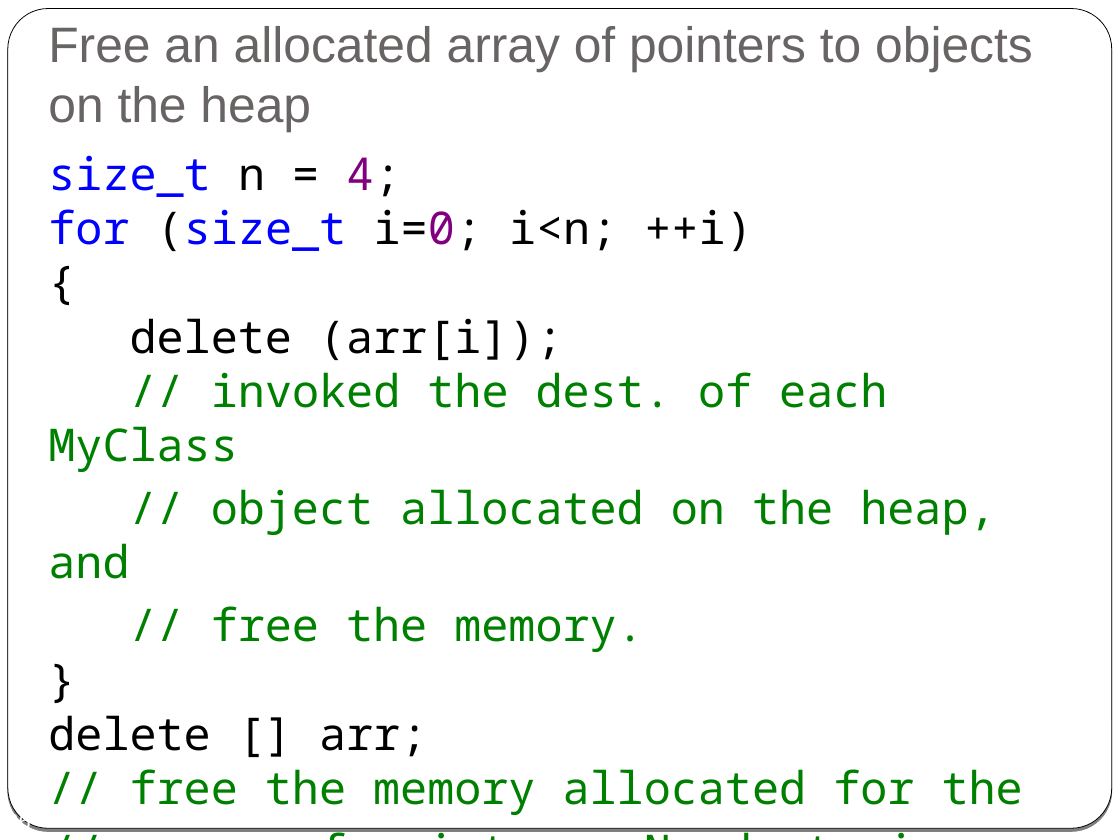
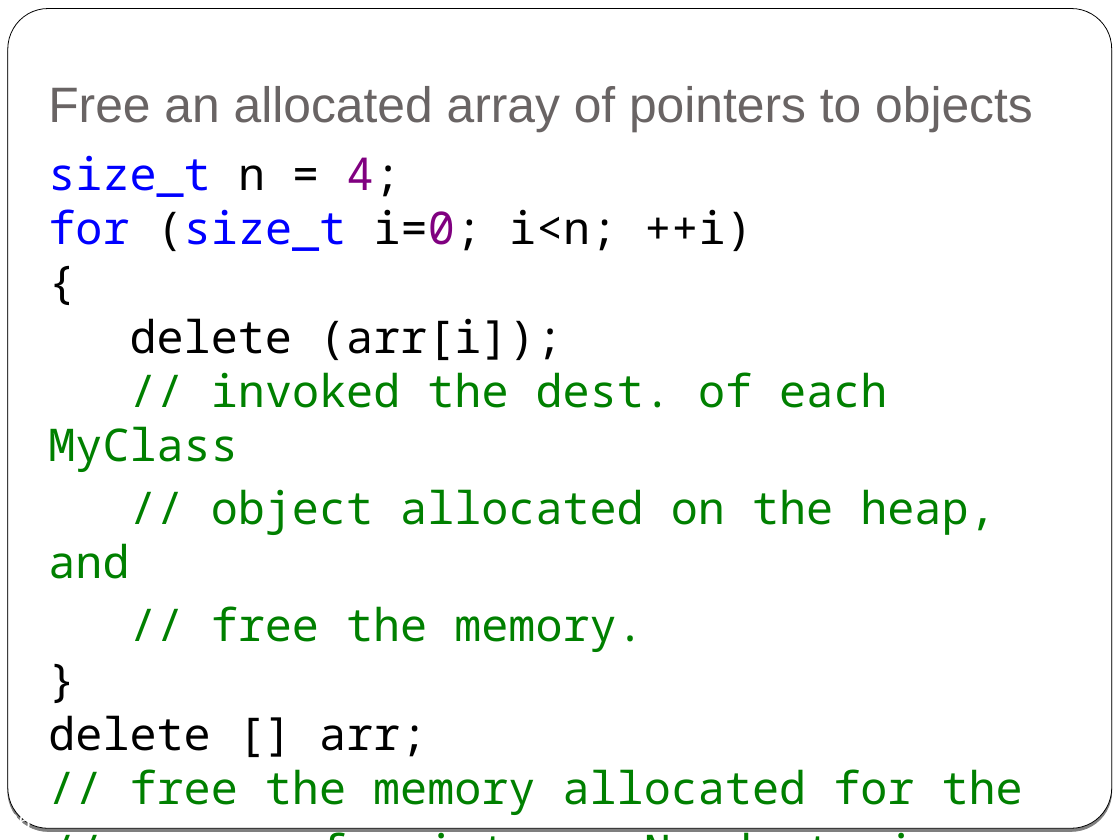
Before and after one commit to cpp-at-ariel/cpp-5778, a slide deck: slide 36 of week02-classes-constructors-destructors/slides-classes.odp. Drawn at 1120x840 pixels with LibreOffice and Linux fonts; fonts in the diff are those of the drawing. Boxes give left, top, right and bottom in pixels: in the first picture for what was removed or moved away, otherwise in the second. Text is boxed around its words. In the diff, an @@ line names an element or a change of style, - is before the commit and + after.

```diff
--- a/week02-classes-constructors-destructors/slides-classes.odp
+++ b/week02-classes-constructors-destructors/slides-classes.odp
@@ title at (48, 86, 1033, 132): text changed @@
-Free an allocated array of pointers to objects on the heap
+Free an allocated array of pointers to objects
```
Also in this commit, not shown: 1 slide added, 1 other file.
